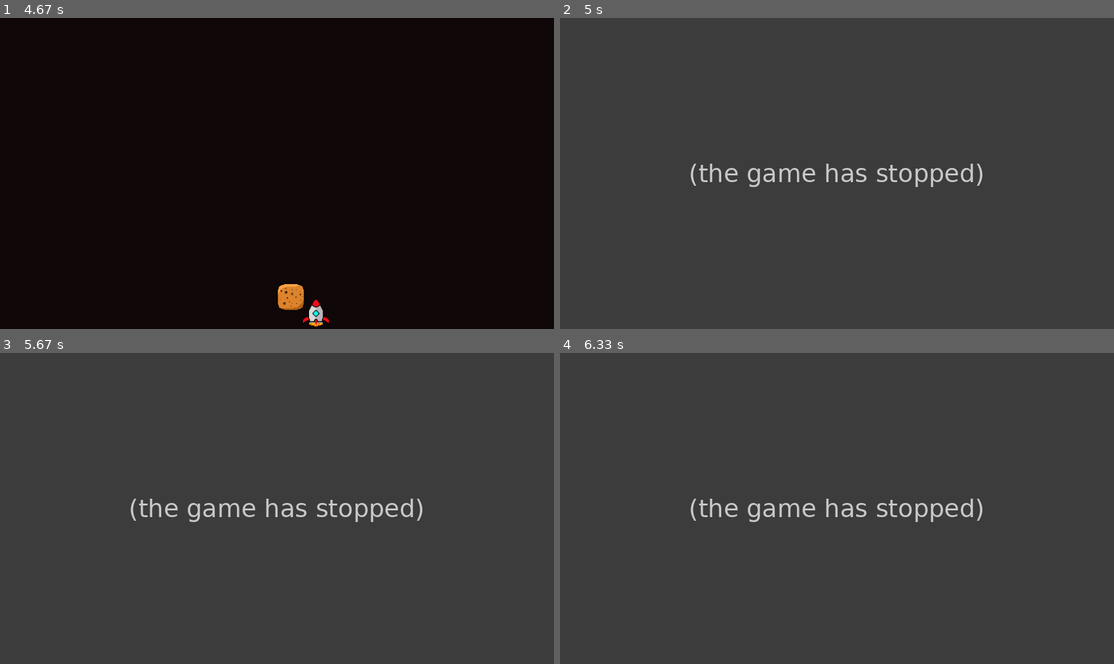
Above: before the commit, frames 1-4 (two rows, left to right).
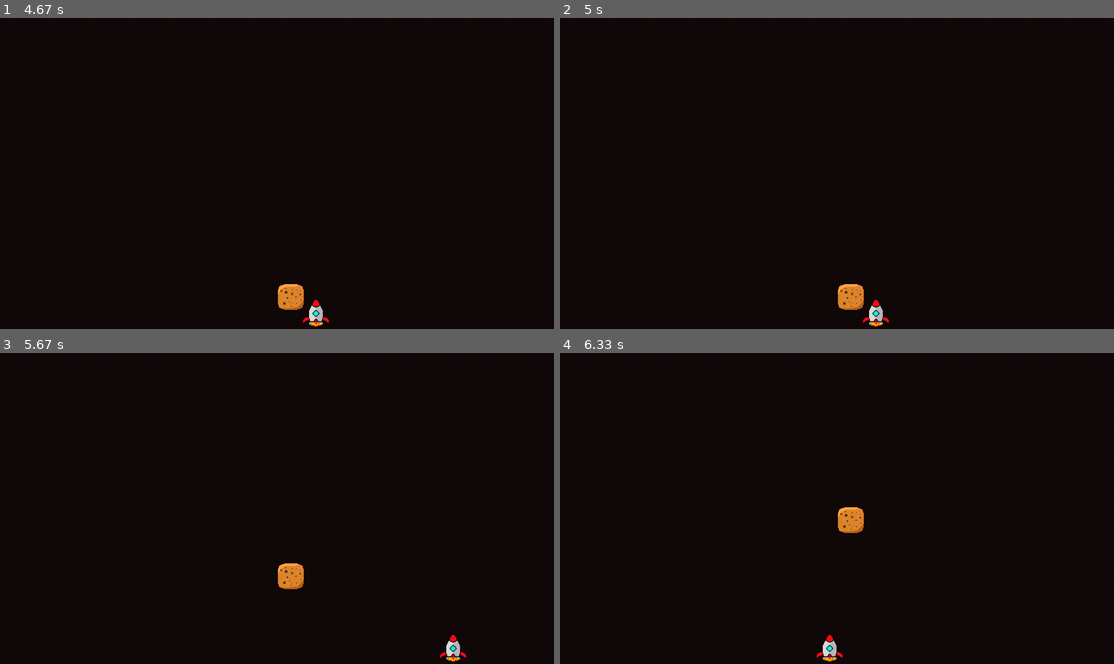
Above: after the commit, the same moments.

Repository: Adi-UA/DSC-Pygame-Workshop
Game: pygame game, started from main.py
Two runs of this game, one before a commit and one after it. Both use one fixed random seed, a clock stepped at 60 frames per second and the inputs below.
Inputs:
- Up to frame 1 (4.67 s): hold Right 0.33-0.97 s; hold Left 1-1.47 s; hold Right 1.5-1.97 s; hold Right 2-2.47 s; hold Left 2.5-3.03 s; hold Left 3.07-3.47 s; hold Right 3.5-4.13 s; hold Left 4.17-4.63 s
- Up to frame 2 (5 s): no input
- Up to frame 3 (5.67 s): hold Right 5.17-5.63 s
- Up to frame 4 (6.33 s): hold Left 5.67-6.2 s; hold Left from 6.23 s (still down)

Frame 1 is identical in both runs. In frame 2, 100% of the frame differs, in the area x 0-100%, y 0-100%; in frame 3, 100%; in frame 4, 100%.
Error before the commit: UnboundLocalError: cannot access local variable 'score' where it is not associated with a va...; the game stopped at 4.87 s (later frames are placeholders)

Commit message:
Small bugfix

Diff:
--- a/main.py
+++ b/main.py
@@ -240,7 +240,6 @@
         # Enemy Ships that hit the player should move in reverse
         for enemy_ship in enemy_ships:
             if enemy_ship.collide(player_ship):
-                score += 1
                 enemy_ship.move(reverse=True)
             else:
                 enemy_ship.move()
